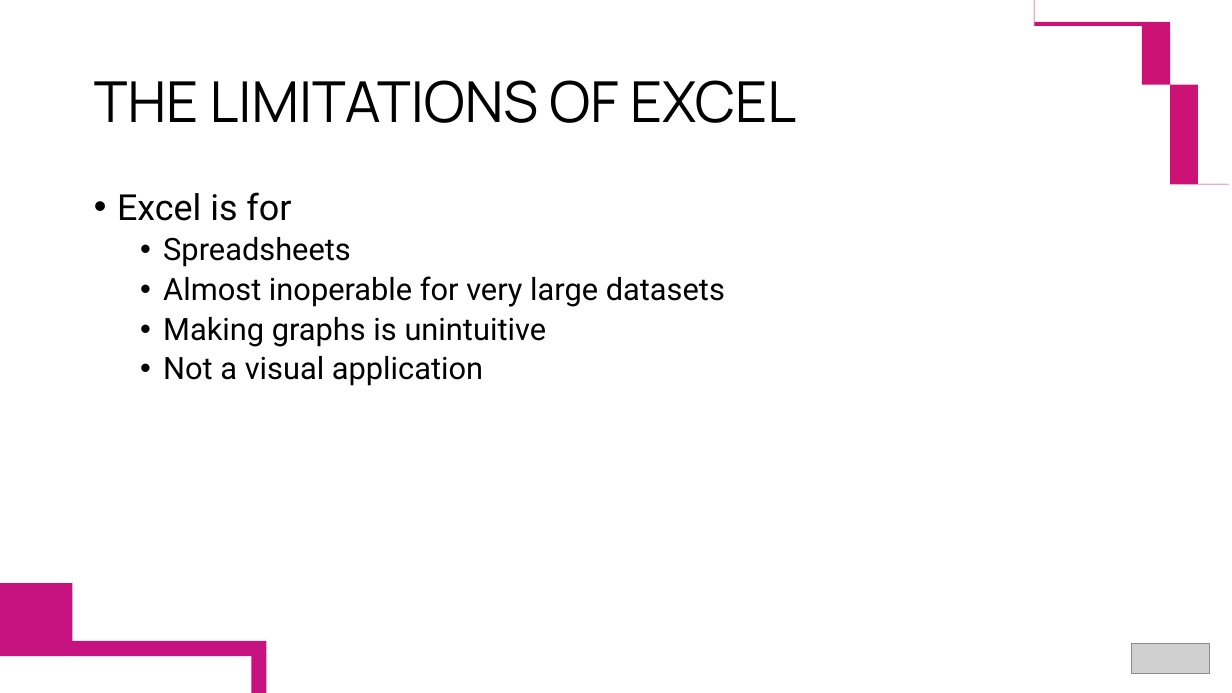
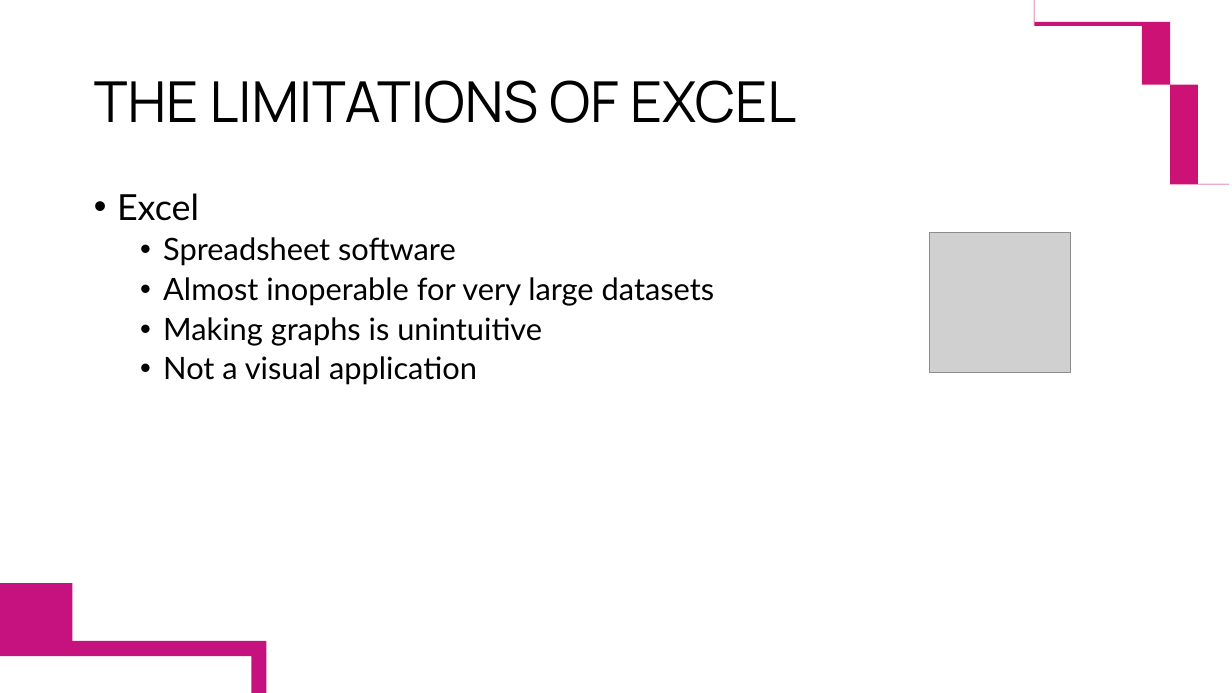
Before and after one commit to Shuvo-saha/Visual-Analytics-with-Tableau, a slide deck: slide 4 of Visual Analytics with Tableau.pptx. Drawn at 1232x693 pixels with LibreOffice and Linux fonts; fonts in the diff are those of the drawing; grey boxes stand for pictures. Boxes give left, top, right and bottom in pixels: in the first picture for what was removed or moved away, otherwise in the second. Text is boxed around its words. In the diff, an @@ line names an element or a change of style, - is before the commit and + after.

Commit message:
Updated slides
Made it more visual, added photos and removed the logo. General structure remains the same

```diff
--- a/Visual Analytics with Tableau.pptx
+++ b/Visual Analytics with Tableau.pptx
@@ text at box(117, 193, 456, 266): text changed; font Roboto to Lato @@
-• Excel is for
-  • Spreadsheets
+• Excel
+  • Spreadsheet software
@@ picture added at box(930, 232, 1070, 372) @@
@@ text at box(163, 277, 715, 385): font Roboto to Lato in "Almost inoperable for very large datasets", "Making graphs is unintuitive", "Not a visual application" @@
@@ picture removed at box(1132, 644, 1211, 674) @@
```
Also in this commit, not shown: 17 other slides changed, 2 slides added.
